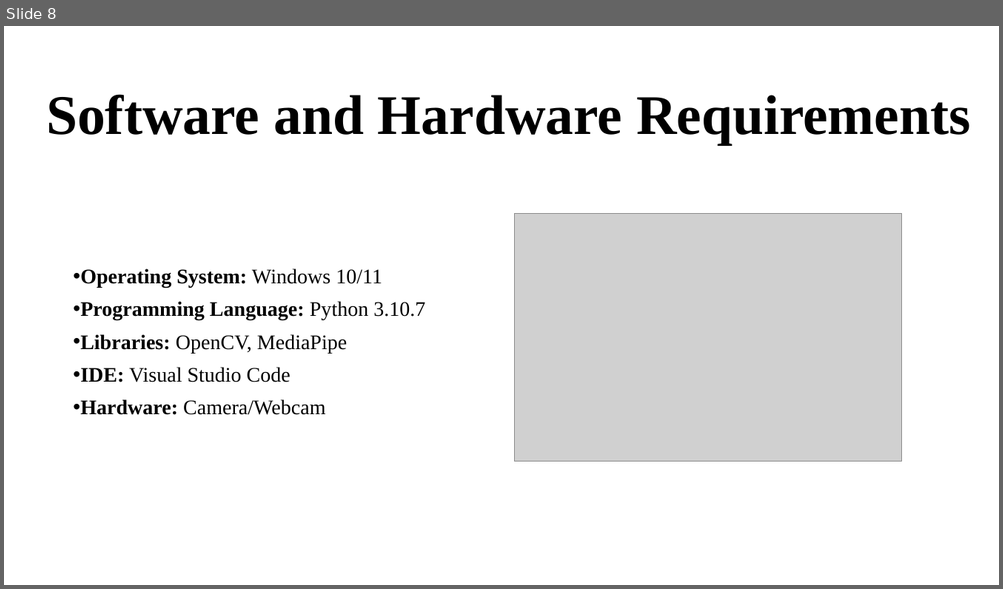
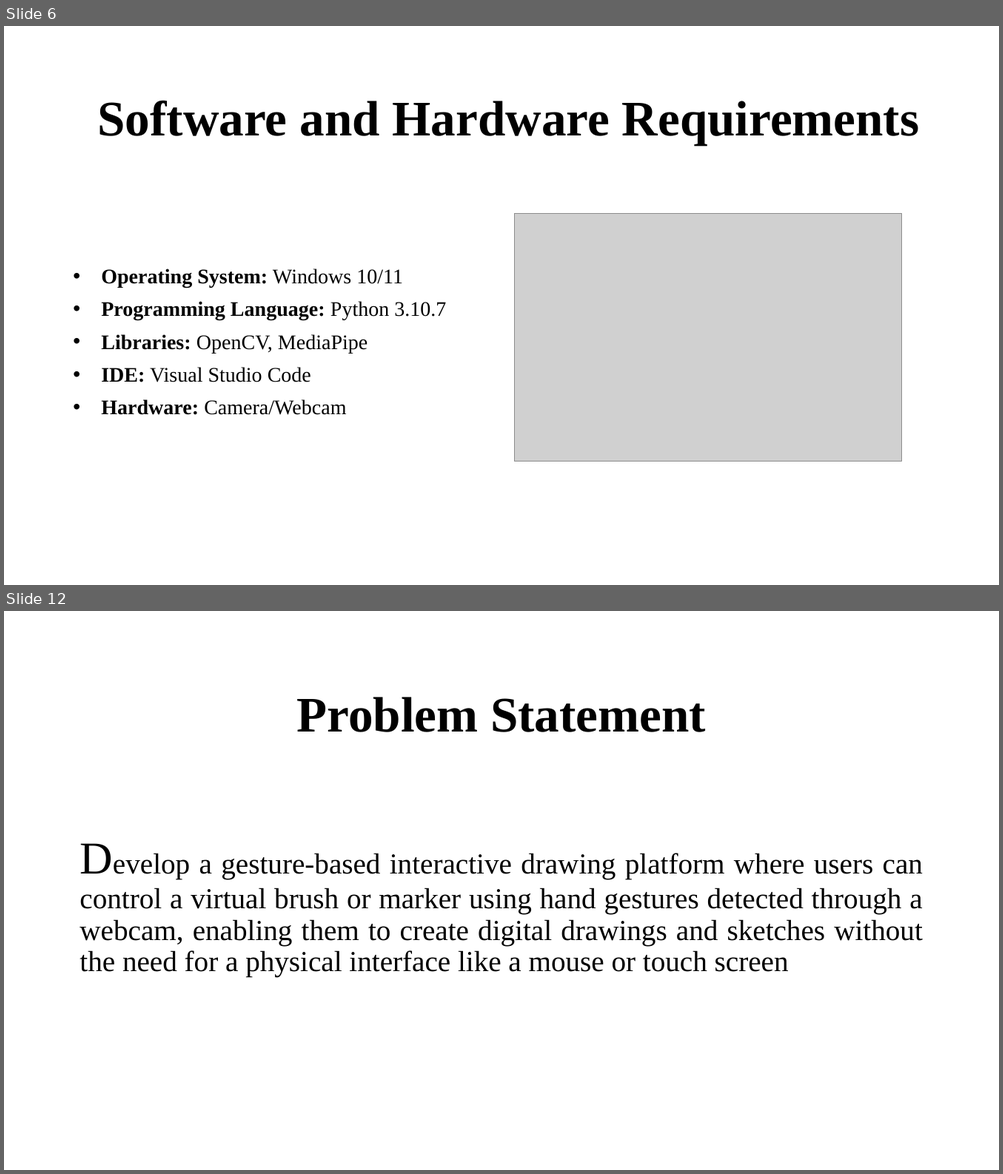
Before and after one commit to Gbhanuteja22/GestureArt, a slide deck: GestureArt.pptx. Shown one above the other, each under a label of ours: slide 8 before the commit, slides 6 and 12 after it; the slides between them are not shown. The pictures are 1003x589 and 1003x1174 pixels, drawn with LibreOffice and Linux fonts; fonts in the diff are those of the drawing; grey boxes stand for pictures; background and template pictures are left out. Boxes give left, top, right and bottom in pixels: in the first picture for what was removed or moved away, otherwise in the second. Text is boxed around its words. In the diff, an @@ line names an element or a change of style, - is before the commit and + after.

```diff
--- a/GestureArt.pptx
+++ b/GestureArt.pptx
@@ slide 12 added at box(4, 611, 999, 1170), background #FFFFFF @@
@@ title added at box(296, 697, 706, 732), 48 pt, text #000000, bold @@
+Problem Statement
@@ text added at box(79, 853, 922, 977), 28 pt, text #000000 @@
+Develop a gesture-based interactive drawing platform where users can control a virtual brush or marker using hand gestures detected through a webcam, enabling them to create digital drawings and sketches without the need for a physical interface like a mouse or touch screen
@@ what was slide 8 is now slide 6 @@
@@ slide 6 changed as well @@
@@ title "Software and Hardware Requirements" at box(98, 100, 919, 145): size 54 to 48 pt @@
@@ subtitle "Operating System: Windows 10/11" at box(101, 269, 446, 415): indent changed @@
```
Also in this commit, not shown: 5 other slides changed, 18 other slides added, 4 slides removed, 16 other files.
